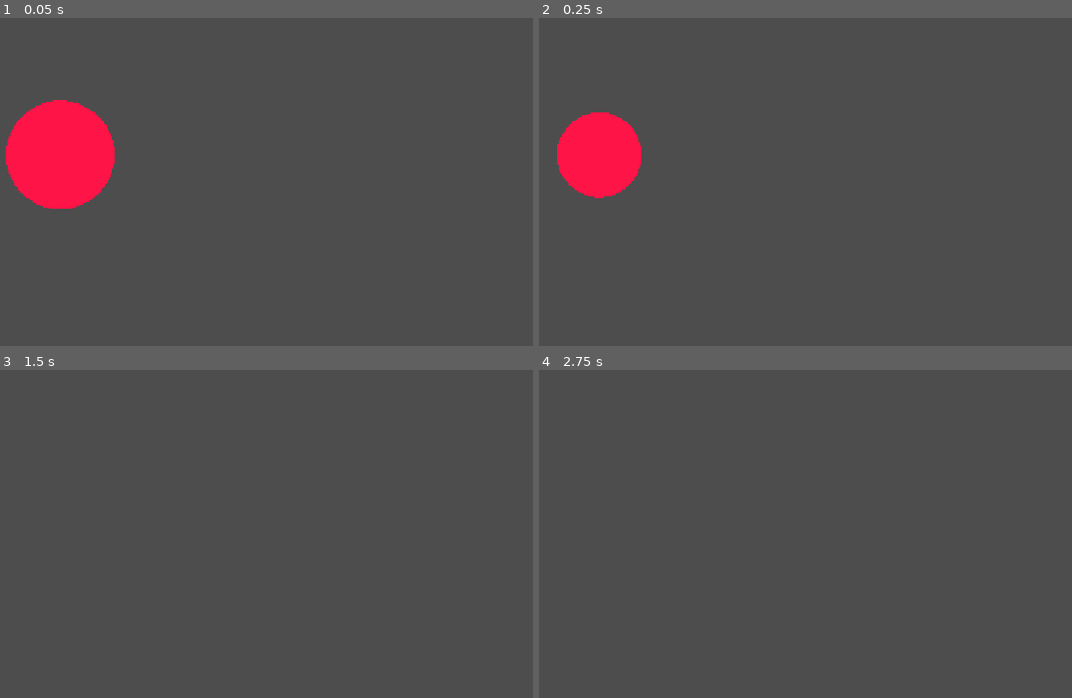
Above: before the commit, frames 1-4 (two rows, left to right).
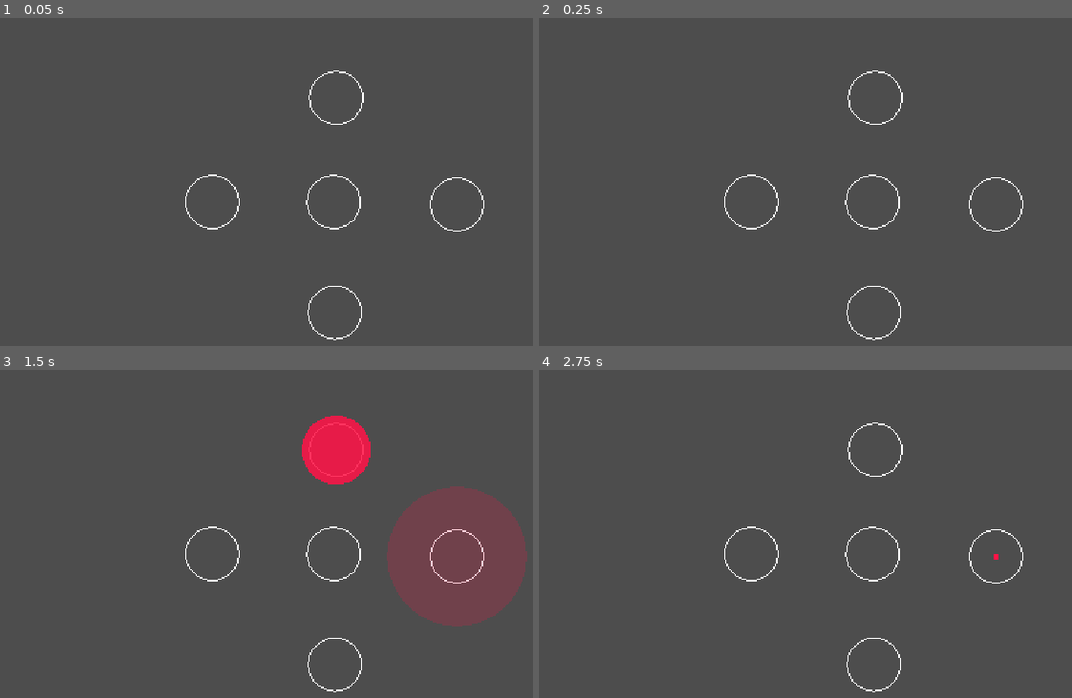
Above: after the commit, the same moments.

Repository: orfnyc/PirateGame
Game: Godot game, scene res://Scenes/CombatScene.tscn
The game is run twice, just before and just after one commit, with the same random seed, the same clock (stepped at 60 frames per second) and the same inputs. The engine's default icon, where the game draws it, is replaced by a stand-in: a white triangle on a blue panel in a dark square. Sound files missing from this copy of the repository are replaced by a short silence.
Inputs (mouse positions are in pixels of both pictures, inside the frame that each line leads up to):
- Up to frame 1 (0.05 s): no input
- Up to frame 2 (0.25 s): no input
- Up to frame 3 (1.5 s): move the mouse to (511, 534) at 0.52 s; tap A (A) at 0.6 s; click (511, 534) at 0.67 s; tap D (D) at 0.8, 1.35 s; move the mouse to (191, 576) at 1.27 s; click (191, 576) at 1.42 s
- Up to frame 4 (2.75 s): tap F (F) at 1.55, 2.1 s; move the mouse to (960, 461) at 2.02 s; click (960, 461) at 2.17 s; tap S (S) at 2.3 s

The runs differ from the first frame. In frame 1, 5.9% of the frame differs, in the area x 1-91%, y 15-99%; in frame 2, 3.8%; in frame 3, 11%, in the area x 34-99%, y 13-99%; in frame 4, 0.6%.

Commit message:
Making rhythm game work mostly

Diff:
--- a/Scenes/CombatScene.gd
+++ b/Scenes/CombatScene.gd
@@ -3,113 +3,44 @@
 const NOTE = preload("uid://djord860u55gt")
 
 @onready var notes_folder: Node = $NotesFolder
+@onready var conductor: AudioStreamPlayer = $Conductor
+@onready var buttons: Dictionary[int, Node2D] = {
+	1: $ButtonsFolder/Middle,
+	2: $ButtonsFolder/Top,
+	3: $ButtonsFolder/Left,
+	4: $ButtonsFolder/Right,
+	5: $ButtonsFolder/Bottom
+}
 
 var score: int = 0
 
+var notes_data: Dictionary[float, int] = {}
+
 func _ready() -> void:
 	# generate song from clip graph
-
 	# collect notes from song into array
-	load_text_file("res://Assets/MapFiles/sample_song.txt")
-	# testing note spawn
-	var new_note: Note = NOTE.instantiate()
-	new_note.init_note(Vector2(150,250), "A")
-	new_note.connect("increment_score", increment_score)
-	notes_folder.add_child(new_note)
+	load_text_file("res://Assets/MapFiles/Drunken-Sailor-Test.txt")
+	conductor.play_with_beat_offset(2)
 
 func load_text_file(file_path: String):
 	if not FileAccess.file_exists(file_path):
 		return
 	var file = FileAccess.open(file_path, FileAccess.READ)
-	var content = file.get_as_text()
-	print(content)
+	while file.get_position() < file.get_length():
+		var line = file.get_line().split(" ")
+		notes_data[float(line[0])] = int(line[1])
 
 func increment_score(val: int):
 	score += val
 
-#@onready var song_data: AnimationPlayer = $SongData
-#@onready var buttons: Array[Sprite2D] = [$"0",$"1",$"2",$"3",$"4"]
-#
-#const NOTE_WARNING: float = 0.5
-#const LENIENCY: float = 0.05
-#
-#var open_windows: Array[Dictionary] = []
-#
-## Called when the node enters the scene tree for the first time.
-#func _ready() -> void:
-	#load_inputs()
-#
-#func load_inputs() -> void:
-	#song_data.stop()
-	#var anim: Animation = song_data.get_animation("SampleSong")
-	#var track_num = 1
-	#var open_window_num = anim.add_track(Animation.TYPE_METHOD)
-	#anim.track_set_path(open_window_num, anim.track_get_path(track_num))
-	#
-	#var warning_num = anim.add_track(Animation.TYPE_METHOD)
-	#anim.track_set_path(warning_num, anim.track_get_path(track_num))
-	#
-	#var key_count = anim.track_get_key_count(track_num)
-	#for key_i in range(key_count):
-		#var key_time = anim.track_get_key_time(track_num, key_i)
-		#var key_value = anim.track_get_key_value(track_num, key_i)
-		#var new_method = {
-			#"method": "open_window",
-			#"args": [key_value.args[0], key_value.args[1]]
-		#}
-		#var new_method2 = {
-			#"method": "show_warning",
-			#"args": [key_value.args[0], key_value.args[1]]
-		#}
-		#anim.track_insert_key(open_window_num, max(0,key_time-LENIENCY), new_method)
-		#anim.track_insert_key(warning_num, max(0,key_time-NOTE_WARNING), new_method2)
-	#print(anim.get_track_count())
-	#song_data.play("SampleSong")
-#
-#func show_warning(key: String, button: int) -> void:
-	#var tween: Tween = create_tween()
-	#tween.tween_property(buttons[button], "scale", Vector2.ONE, NOTE_WARNING-LENIENCY)
-#
-#func open_window(key: String, button: int) -> void:
-	#var valid_action = {
-		#"key": key,
-		#"button": button
-	#}
-	#open_windows.append(valid_action)
-	#var tween: Tween = create_tween()
-	#tween.tween_property(buttons[button], "modulate", Color("#ffffff", 0.2), LENIENCY)
-	#print("open " + str(valid_action))
-#
-#func note(key: String, button: int) -> void:
-	#var tween: Tween = create_tween()
-	#tween.tween_property(buttons[button], "modulate", Color("#ffffff", 1), LENIENCY)
-	#tween.tween_callback(close_earliest_window).set_delay(LENIENCY)
-	#print(key + " " + str(button))
-#
-#func close_earliest_window():
-	#buttons[open_windows[0].button].scale = Vector2.ZERO
-	#open_windows.remove_at(0)
-#
-#func _input(event: InputEvent) -> void:
-	#var key_clicked: String = ""
-	#if Input.is_action_just_pressed("A"):
-		#key_clicked = "A"
-	#if Input.is_action_just_pressed("S"):
-		#key_clicked = "S"
-	#if Input.is_action_just_pressed("D"):
-		#key_clicked = "D"
-	#if Input.is_action_just_pressed("F"):
-		#key_clicked = "F"
-	#if key_clicked != "":
-		#if open_windows.is_empty() or key_clicked != open_windows[0].key:
-			#print("wrong note")
-		#elif key_clicked == open_windows[0].key:
-			#var button_num: int = open_windows[0].button
-			#if get_local_mouse_position().distance_to(buttons[button_num].position) > 50:
-				#print("mouse miss")
-			#else:
-				#print("hit!")
+func _on_conductor_beat(position: float) -> void:
+	position = position / 4 + 1
+	if notes_data.has(position):
+		var new_note: Note = NOTE.instantiate()
+		new_note.init_note(buttons[notes_data[position]].position)
+		new_note.connect("increment_score", increment_score)
+		notes_folder.add_child(new_note)
 
-
-func _on_conductor_beat(position: Variant) -> void:
-	pass # Replace with function body.
+func _draw() -> void:
+	for i in range(1,6):
+		draw_arc(buttons[i].position, 40, 0, TAU, 100, Color.WHITE)
--- a/Scenes/CombatScene.tscn
+++ b/Scenes/CombatScene.tscn
@@ -1,95 +1,33 @@
 [gd_scene format=3 uid="uid://cdsl7fyqpk3t0"]
 
 [ext_resource type="Script" uid="uid://cacc63xt0y3lk" path="res://Scenes/CombatScene.gd" id="1_2mqg5"]
-[ext_resource type="AudioStream" uid="uid://cl3e0h5wv84uf" path="res://Assets/Songs/sample-12s.mp3" id="2_dqj0d"]
-[ext_resource type="Texture2D" uid="uid://2c2c5dqewyi" path="res://icon.svg" id="2_sygbj"]
+[ext_resource type="AudioStream" uid="uid://m3cy288ucxeu" path="res://Assets/Songs/Drunken-Sailor-Test.mp3" id="3_sygbj"]
 [ext_resource type="PackedScene" uid="uid://2g3a30yucngk" path="res://Scenes/Conductor.tscn" id="4_eel7g"]
-
-[sub_resource type="Animation" id="Animation_dqj0d"]
-resource_name = "SampleSong"
-length = 3.0000000000000004
-step = 0.1875
-tracks/0/type = "audio"
-tracks/0/imported = false
-tracks/0/enabled = true
-tracks/0/path = NodePath("AudioStreamPlayer2D")
-tracks/0/interp = 1
-tracks/0/loop_wrap = true
-tracks/0/keys = {
-"clips": [{
-"end_offset": 0.0,
-"start_offset": 0.0,
-"stream": ExtResource("2_dqj0d")
-}],
-"times": PackedFloat32Array(0)
-}
-tracks/0/use_blend = true
-tracks/1/type = "method"
-tracks/1/imported = false
-tracks/1/enabled = true
-tracks/1/path = NodePath(".")
-tracks/1/interp = 1
-tracks/1/loop_wrap = true
-tracks/1/keys = {
-"times": PackedFloat32Array(0.6, 1, 1.4, 1.8),
-"transitions": PackedFloat32Array(1, 1, 1, 1),
-"values": [{
-"args": ["A", 4],
-"method": &"note"
-}, {
-"args": ["A", 3],
-"method": &"note"
-}, {
-"args": ["A", 2],
-"method": &"note"
-}, {
-"args": ["A", 1],
-"method": &"note"
-}]
-}
-
-[sub_resource type="AnimationLibrary" id="AnimationLibrary_sygbj"]
-_data = {
-&"SampleSong": SubResource("Animation_dqj0d")
-}
 
 [node name="CombatScene" type="Node2D" unique_id=946611104]
 script = ExtResource("1_2mqg5")
 
-[node name="AudioStreamPlayer2D" type="AudioStreamPlayer2D" parent="." unique_id=467654259]
-visible = false
+[node name="ButtonsFolder" type="Node" parent="." unique_id=449216303]
 
-[node name="0" type="Sprite2D" parent="." unique_id=1792700778]
-position = Vector2(123, 361)
-scale = Vector2(1e-05, 1e-05)
-texture = ExtResource("2_sygbj")
+[node name="Bottom" type="Node2D" parent="ButtonsFolder" unique_id=902340771]
+position = Vector2(564, 488)
 
-[node name="1" type="Sprite2D" parent="." unique_id=92335149]
-position = Vector2(263, 220)
-scale = Vector2(1e-05, 1e-05)
-texture = ExtResource("2_sygbj")
+[node name="Middle" type="Node2D" parent="ButtonsFolder" unique_id=1639243739]
+position = Vector2(562, 321)
 
-[node name="2" type="Sprite2D" parent="." unique_id=730960733]
-position = Vector2(401, 193)
-scale = Vector2(1e-05, 1e-05)
-texture = ExtResource("2_sygbj")
+[node name="Left" type="Node2D" parent="ButtonsFolder" unique_id=1510809900]
+position = Vector2(748, 325)
 
-[node name="3" type="Sprite2D" parent="." unique_id=1684661238]
-position = Vector2(540, 222)
-scale = Vector2(1e-05, 1e-05)
-texture = ExtResource("2_sygbj")
+[node name="Top" type="Node2D" parent="ButtonsFolder" unique_id=453686710]
+position = Vector2(566, 164)
 
-[node name="4" type="Sprite2D" parent="." unique_id=45834145]
-position = Vector2(685, 356)
-scale = Vector2(1e-05, 1e-05)
-texture = ExtResource("2_sygbj")
-
-[node name="SongData" type="AnimationPlayer" parent="." unique_id=1292401550]
-libraries/ = SubResource("AnimationLibrary_sygbj")
-autoplay = &"SampleSong"
+[node name="Right" type="Node2D" parent="ButtonsFolder" unique_id=907951854]
+position = Vector2(379, 321)
 
 [node name="NotesFolder" type="Node" parent="." unique_id=1356039001]
 
 [node name="Conductor" parent="." unique_id=697223448 instance=ExtResource("4_eel7g")]
+stream = ExtResource("3_sygbj")
+bpm = 90
 
 [connection signal="on_beat" from="Conductor" to="." method="_on_conductor_beat"]
--- a/Scenes/Conductor.gd
+++ b/Scenes/Conductor.gd
@@ -4,7 +4,7 @@
 @export var measures: int = 4
 
 var song_position = 0.0
-var song_position_in_beats = 1
+var song_position_in_beats = 0
 var sec_per_beat = 60.0/bpm
 var last_reported_beat = 0
 var beats_before_start = 0
@@ -14,16 +14,15 @@
 var time_off_beat = 0.0
 
 @warning_ignore("unused_signal")
-signal on_beat(position)
+signal on_beat(position: float)
 @warning_ignore("unused_signal")
 signal on_measure(position)
 
 @onready var start_timer: Timer = $StartTimer
 
-
 # Called when the node enters the scene tree for the first time.
 func _ready() -> void:
-	sec_per_beat = 60.0 / bpm
+	sec_per_beat = 60.0 / bpm / 4
 
 func _physics_process(delta: float) -> void:
 	if playing:
@@ -53,13 +52,13 @@
 
 func play_from_beat(beat, offset):
 	play()
-	seek(beat * sec_per_beat)
+	seek(beat * 4 * sec_per_beat)
 	beats_before_start = offset
 	measure = beat % measures
 
 func _on_start_timer_timeout():
 	song_position_in_beats += 1
-	if song_position_in_beats < beats_before_start:
+	if song_position_in_beats < beats_before_start -1:
 		start_timer.start()
 	elif song_position_in_beats == beats_before_start - 1:
 		start_timer.wait_time = start_timer.wait_time - (AudioServer.get_time_to_next_mix() + AudioServer.get_output_latency())
--- a/Scenes/Conductor.tscn
+++ b/Scenes/Conductor.tscn
@@ -6,3 +6,5 @@
 script = ExtResource("1_5rtww")
 
 [node name="StartTimer" type="Timer" parent="." unique_id=1373088774]
+
+[connection signal="timeout" from="StartTimer" to="." method="_on_start_timer_timeout"]
--- a/Scenes/Note.gd
+++ b/Scenes/Note.gd
@@ -13,12 +13,13 @@
 func _ready() -> void:
 	pass # Replace with function body.
 
-func init_note(pos: Vector2, key: String) -> void:
+func init_note(pos: Vector2) -> void:
 	position = pos
-	size = 85
-	input = key
+	size = 120
+	modulate = Color("#ffffff00")
 	var tween: Tween = create_tween()
-	tween.tween_property(self, "size", 40, 0.5)
+	tween.tween_property(self, "size", 40, 1)
+	tween.parallel().tween_property(self, "modulate", Color("#FFFFFFFF"), 1)
 	tween.tween_property(self, "size", 0, 0.5)
 
 
@@ -26,6 +27,7 @@
 func _process(_delta: float) -> void:
 	if size <= 2:
 		increment_score.emit(-1)
+		print("total miss")
 		queue_free()
 	if size >= 35 and size <= 45:
 		status = "perfect"
@@ -38,9 +40,9 @@
 	queue_redraw()
 
 func _unhandled_input(event):
-	if event.is_action(input):
-		if event.is_action_pressed(input, false):
-			if (position.distance_to(get_local_mouse_position()) <= size):
+	if event is InputEventMouseButton:
+		if event.button_index == MOUSE_BUTTON_LEFT and event.is_pressed():
+			if (position.distance_to(get_global_mouse_position()) <= 40):
 				if status == "perfect":
 					increment_score.emit(3)
 					print(status)
@@ -53,8 +55,7 @@
 				else:
 					increment_score.emit(-1)
 					print(status)
-			else:
-				print("miss")
+				queue_free()
 
 func _draw() -> void:
 	draw_circle(Vector2.ZERO, size, Color("FF1447"))
--- a/Scenes/Note.tscn
+++ b/Scenes/Note.tscn
@@ -3,8 +3,5 @@
 [ext_resource type="Script" uid="uid://iab553db5d0a" path="res://Scenes/Note.gd" id="1_1eugu"]
 
 [node name="Note" type="Node2D" unique_id=904582845]
+modulate = Color(1, 1, 1, 0)
 script = ExtResource("1_1eugu")
-
-[node name="KeyID" type="Label" parent="." unique_id=111951787]
-offset_right = 40.0
-offset_bottom = 23.0
Not shown, changed: Assets/MapFiles/Drunken-Sailor-Test.txt
Not shown, changed: Assets/MapFiles/sample_song.txt
Not shown, added: Assets/Songs/Drunken-Sailor-Test.mp3.import
